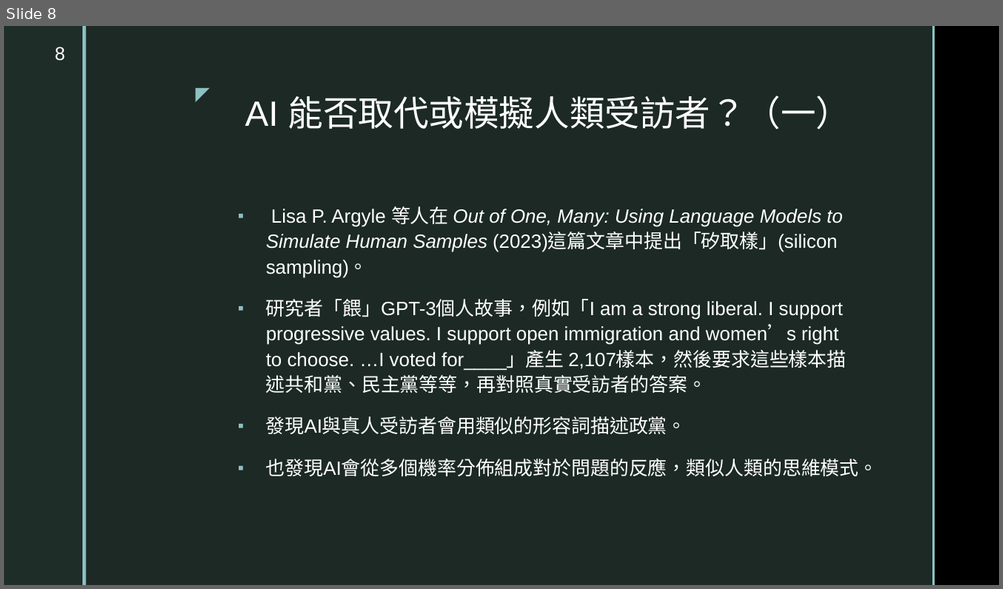
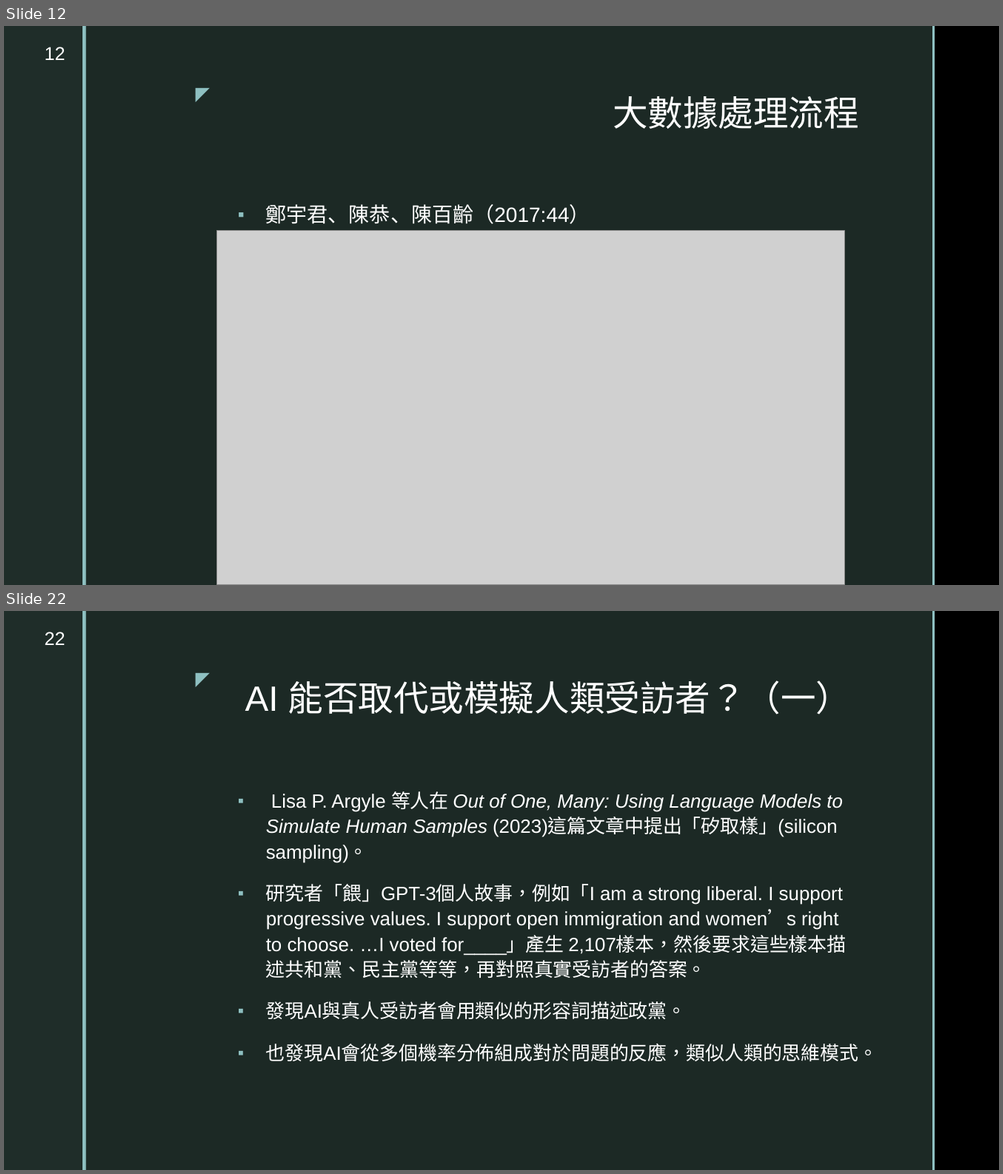
Before and after one commit to TsaiChiahung/PublicOpinion2026, a slide deck: 投影片/民意與調查Week12.pptx. Shown one above the other, each under a label of ours: slide 8 before the commit, slides 12 and 22 after it; the slides between them are not shown. The pictures are 1003x589 and 1003x1174 pixels, drawn with LibreOffice and Linux fonts; fonts in the diff are those of the drawing; grey boxes stand for pictures; background and template pictures are left out. Boxes give left, top, right and bottom in pixels: in the first picture for what was removed or moved away, otherwise in the second. Text is boxed around its words. In the diff, an @@ line names an element or a change of style, - is before the commit and + after.

```diff
--- a/投影片/民意與調查Week12.pptx
+++ b/投影片/民意與調查Week12.pptx
@@ slide 12 added at <box>4,26,999,585</box>, background picture (left out); not listed: 5 template elements that a slide beside it also shows @@
@@ page number added at <box>45,47,65,60</box>, 18 pt, text #FFFFFF @@
+12
@@ title added at <box>612,96,859,129</box>, 34 pt, text #FFFFFF @@
+大數據處理流程
@@ text added at <box>266,204,590,224</box>, 20 pt, text #FFFFFF @@
+▪ 鄭宇君、陳恭、陳百齡（2017:44）
@@ picture added at <box>217,230,844,585</box> @@
@@ what was slide 8 is now slide 22 @@
@@ page number at <box>45,632,65,645</box>: text changed @@
-8
+22
```
Also in this commit, not shown: 3 slides changed, 17 other slides added.
